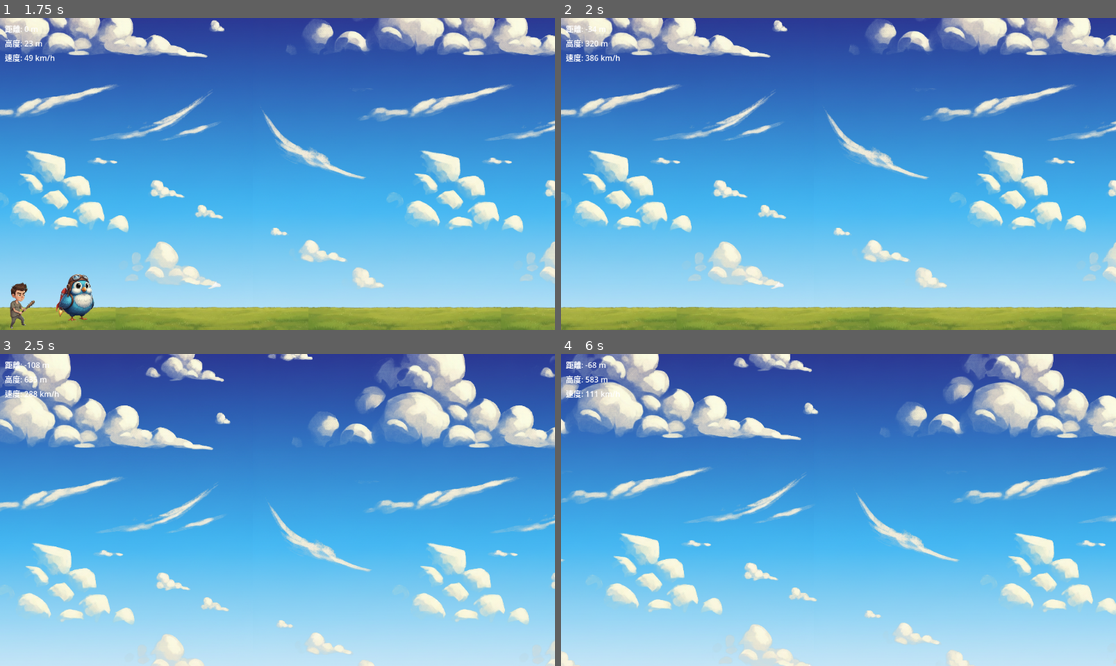
Above: before the commit, frames 1-4 (two rows, left to right).
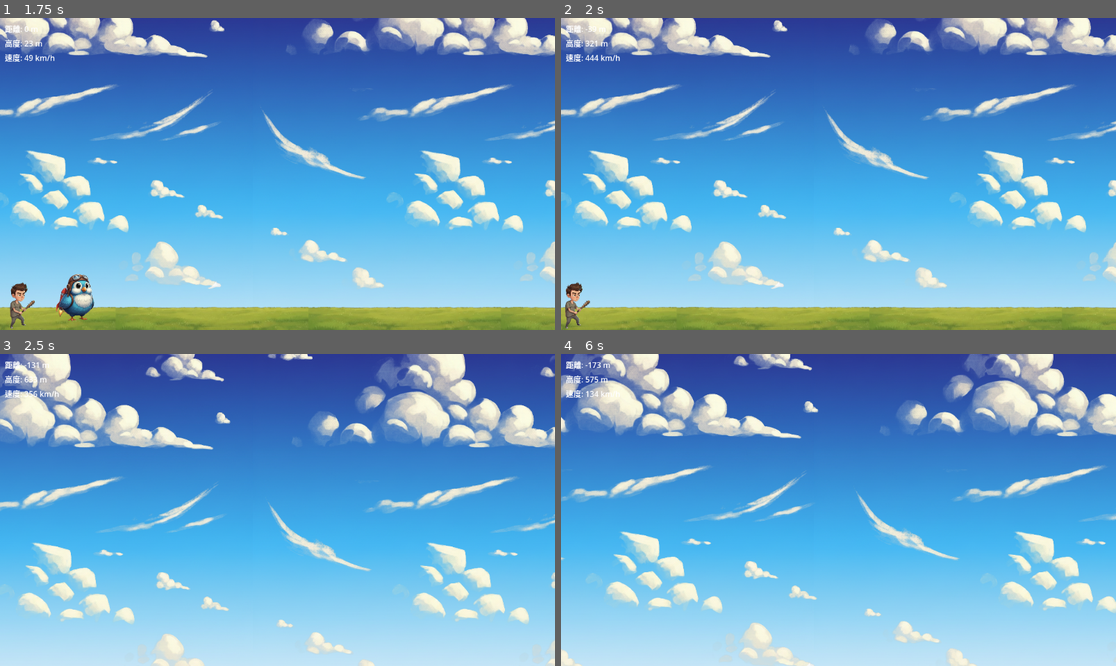
Above: after the commit, the same moments.

Repository: elminsterii/MyFunnyWorld
Game: Godot game, scene res://main.tscn
The game is run twice, just before and just after one commit, with the same random seed, the same clock (stepped at 60 frames per second) and the same inputs.
Inputs (mouse positions are in pixels of both pictures, inside the frame that each line leads up to):
- Up to frame 1 (1.75 s): move the mouse to (399, 158) at 0.52 s; click (399, 158) at 0.67 s; drag from (166, 189) to (249, 236) at 1.27 s
- Up to frame 2 (2 s): no input
- Up to frame 3 (2.5 s): move the mouse to (333, 441) at 2.02 s; click (333, 441) at 2.17 s
- Up to frame 4 (6 s): drag from (810, 572) to (672, 463) at 2.77 s; move the mouse to (1005, 556) at 3.52 s; click (1005, 556) at 3.67 s; drag from (672, 463) to (755, 432) at 4.27 s; move the mouse to (866, 510) at 5.02 s; click (866, 510) at 5.17 s; drag from (755, 432) to (727, 525) at 5.77 s

Frame 1 is identical in both runs. In frame 2, 0.4% of the frame differs, in the area x 0-7%, y 2-100%; in frame 3, 1.5%; in frame 4, 7.4%, in the area x 0-100%, y 0-100%.

Commit message:
add .gd file for Joe's behavior.

Diff:
--- a/characters/character.gd
+++ b/characters/character.gd
@@ -16,6 +16,10 @@
 		physics_material_override = PhysicsMaterial.new()
 		physics_material_override.friction = char_data.friction
 		physics_material_override.bounce = char_data.bounce
+		lock_rotation = char_data.lock_rotation
+
+		if char_data.freeze_position:
+			freeze = true
 
 	if char_data.character_image:
 			sprite.texture = char_data.character_image
--- a/characters/definitions/character_data.gd
+++ b/characters/definitions/character_data.gd
@@ -7,3 +7,5 @@
 @export var bounce: float = 0.3      # 彈性
 @export var character_image: Texture2D       # 角色外觀
 @export var body_height: float = 46.0
+@export var lock_rotation: bool = false  # 是否防止滾動
+@export var freeze_position: bool = false # 是否固定在原地
--- a/characters/definitions/joe_character_data.tres
+++ b/characters/definitions/joe_character_data.tres
@@ -5,9 +5,10 @@
 
 [resource]
 script = ExtResource("1_wobij")
-mass = 1.0
+mass = 5.0
 friction = 1.0
 bounce = 0.1
 character_image = ExtResource("1_ac3ix")
 body_height = 126.0
+lock_rotation = true
 metadata/_custom_type_script = "uid://tdd32yvwst7t"
--- /dev/null
+++ b/characters/joe.gd
@@ -0,0 +1,66 @@
+extends RigidBody2D
+
+@onready var sprite = $Image
+@export var char_data: CharacterData
+
+# 拖拽相關變數
+var drag_start_pos: Vector2
+var is_dragging: bool = false
+@export var launch_speed: float = 10.0  # 彈射速度系數
+@export var hit_force: float = 800.0    # 擊打目標的力量
+
+func _ready():
+	# 初始化物理材質與圖片 (維持你原本的邏輯)
+	if char_data:
+		mass = char_data.mass
+		physics_material_override = PhysicsMaterial.new()
+		physics_material_override.friction = char_data.friction
+		physics_material_override.bounce = char_data.bounce
+		lock_rotation = char_data.lock_rotation
+		if char_data.freeze_position:
+			freeze = true
+
+		if char_data.character_image:
+			sprite.texture = char_data.character_image
+
+	# 確保開啟碰撞監測
+	contact_monitor = true
+	max_contacts_reported = 5
+	body_entered.connect(_on_body_entered)
+
+#func _input(event):
+	#if event is InputEventMouseButton and event.button_index == MOUSE_BUTTON_LEFT:
+		#if event.pressed:
+			#is_dragging = true
+			#drag_start_pos = get_global_mouse_position()
+			## 播放「準備揮棒」動畫
+			#if has_node("AnimationPlayer"):
+				#$AnimationPlayer.play("prepare_attack")
+		#else:
+			#if is_dragging:
+				#is_dragging = false
+				#var drag_end_pos = get_global_mouse_position()
+				## 計算彈射向量：(起點 - 終點) = 拉越長噴越遠
+				#var launch_vector = (drag_start_pos - drag_end_pos) * launch_speed
+				#
+				## 執行彈射
+				#apply_central_impulse(launch_vector)
+				#
+				## 播放「揮棒」動畫
+				#if has_node("AnimationPlayer"):
+					#$AnimationPlayer.play("attack")
+
+func _on_body_entered(body: Node):
+	# 這裡改為：如果我在高速移動中撞到別人，就給對方一個額外的力
+	if body is RigidBody2D:
+		# 獲取我目前衝刺的方向（利用線性速度向量）
+		var strike_direction = linear_velocity.normalized()
+
+		# 如果我幾乎沒在動，就不觸發強力擊打
+		if linear_velocity.length() > 50:
+			# 給予目標一個更強的衝擊
+			body.apply_central_impulse(strike_direction * hit_force)
+			print("Joe 成功擊打目標：", body.name, ", Force:", strike_direction * hit_force)
+
+			# (可選) 擊中時稍微減慢自己的速度，模擬反作用力
+			linear_velocity *= 0.8
--- a/main.tscn
+++ b/main.tscn
@@ -1,11 +1,12 @@
-[gd_scene load_steps=7 format=3 uid="uid://c50xb1g0r076h"]
+[gd_scene load_steps=8 format=3 uid="uid://c50xb1g0r076h"]
 
 [ext_resource type="PackedScene" uid="uid://b5nhjhw7dcfdl" path="res://zones/backgrounds/background.tscn" id="1_ig7tw"]
 [ext_resource type="Script" uid="uid://bndx8fnlqqjny" path="res://main.gd" id="1_lquwl"]
 [ext_resource type="PackedScene" uid="uid://vdelum737ihm" path="res://zones/backgrounds/ground.tscn" id="2_0xm2m"]
 [ext_resource type="PackedScene" uid="uid://dh3raq8dbjeja" path="res://characters/character.tscn" id="3_h2yge"]
 [ext_resource type="PackedScene" uid="uid://0k1xja48jf3o" path="res://HUD.tscn" id="4_1bvp3"]
-[ext_resource type="Resource" uid="uid://dt2g4y8fecjra" path="res://characters/definitions/joe_character_data.tres" id="5_7mycd"]
+[ext_resource type="Script" uid="uid://7eaycq784fpa" path="res://characters/joe.gd" id="5_7mycd"]
+[ext_resource type="Resource" uid="uid://dt2g4y8fecjra" path="res://characters/definitions/joe_character_data.tres" id="6_272bh"]
 
 [node name="Main" type="Node2D"]
 script = ExtResource("1_lquwl")
@@ -22,7 +23,8 @@
 [node name="Joe" parent="." instance=ExtResource("3_h2yge")]
 z_index = 5
 position = Vector2(50, 0)
-char_data = ExtResource("5_7mycd")
-launch_speed = 0.0
+script = ExtResource("5_7mycd")
+char_data = ExtResource("6_272bh")
+hit_force = 800.0
 
 [node name="HUD" parent="." instance=ExtResource("4_1bvp3")]
Not shown, added: characters/joe.gd.uid
